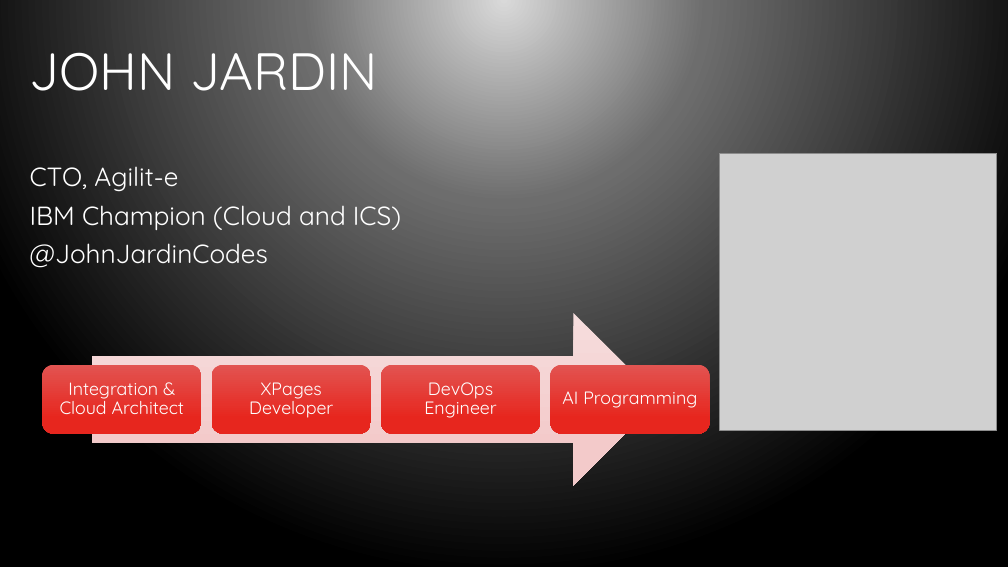
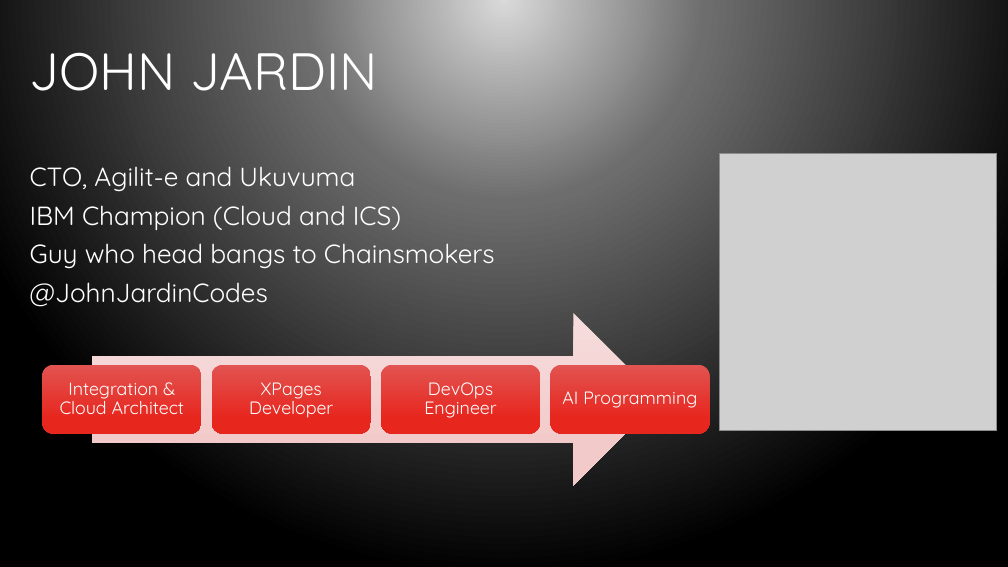
Before and after one commit to bleedingcode/domino-js-masterclass, a slide deck: slide 3 of presentation/8598 Domino and JS.pptx. Drawn at 1008x567 pixels with LibreOffice and Linux fonts; fonts in the diff are those of the drawing; grey boxes stand for pictures; background and template pictures are left out. Boxes give left, top, right and bottom in pixels: in the first picture for what was removed or moved away, otherwise in the second. Text is boxed around its words. In the diff, an @@ line names an element or a change of style, - is before the commit and + after.

Commit message:
Minor updates to Presentation

```diff
--- a/presentation/8598 Domino and JS.pptx
+++ b/presentation/8598 Domino and JS.pptx
@@ text at (x1=30, y1=166, x2=355, y2=191): text changed @@
-CTO, Agilit-e
+CTO, Agilit-e and Ukuvuma
@@ text at (x1=30, y1=243, x2=495, y2=269): paragraph added @@
+Guy who head bangs to Chainsmokers
```
